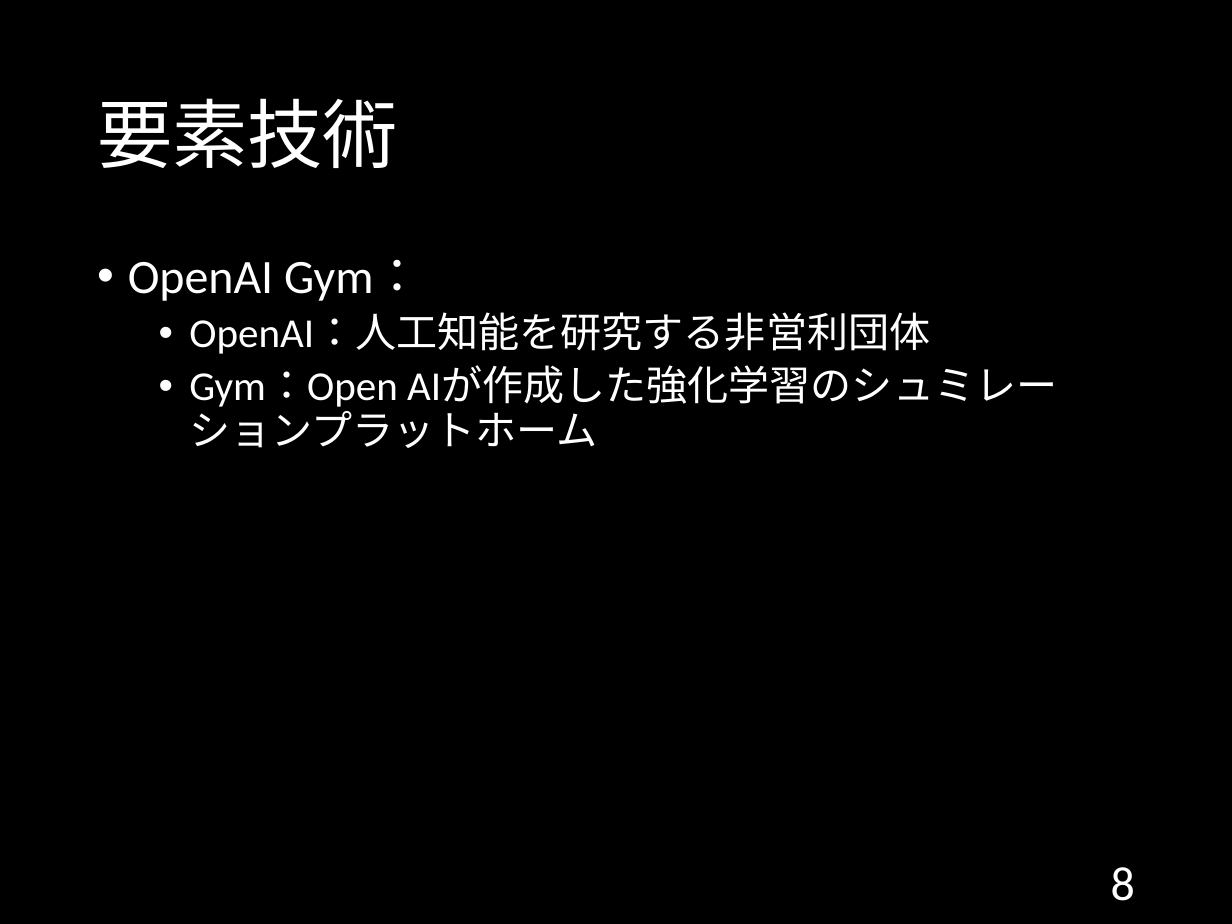
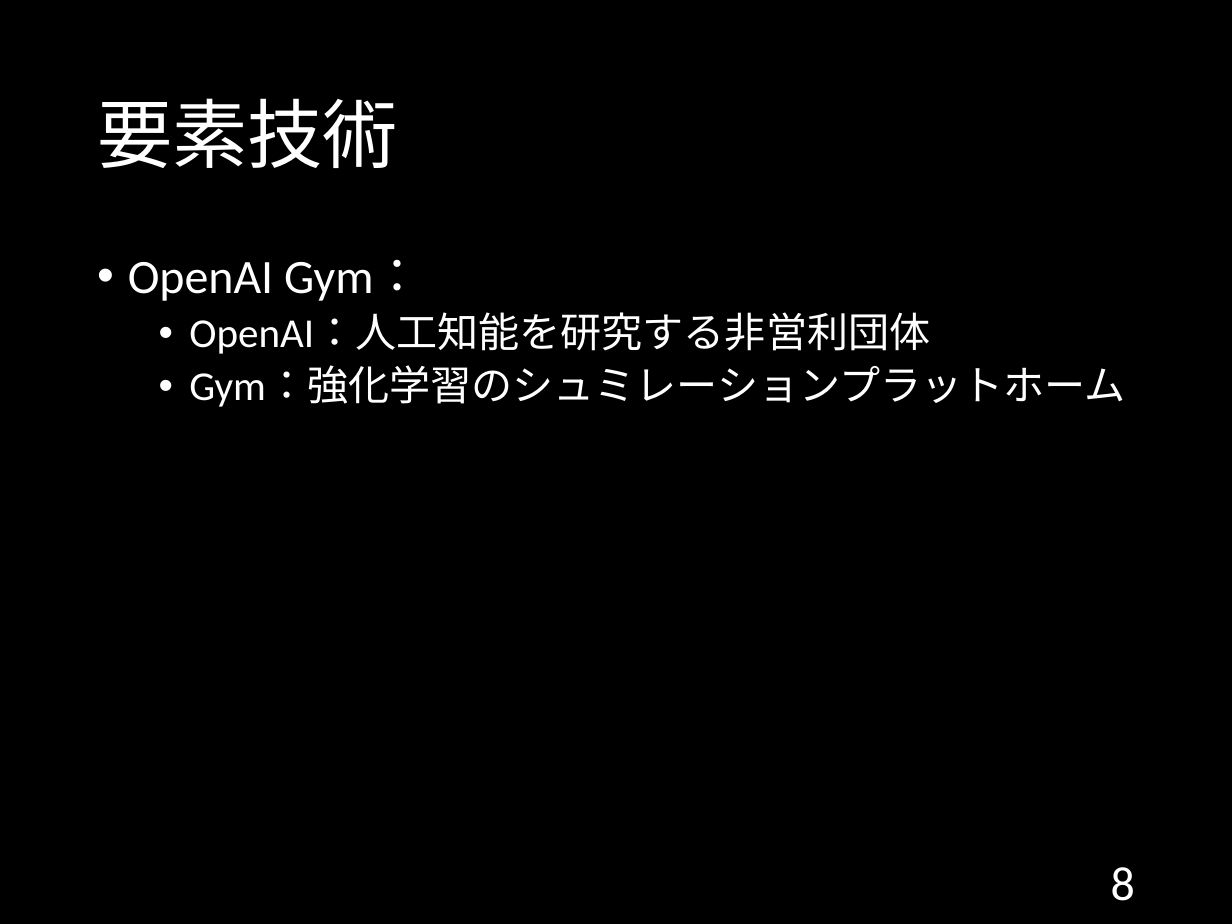
Before and after one commit to 1g-hub/ozeki, a slide deck: slide 8 of B3/情報工学実験II_発表資料.pptx. Drawn at 1232x924 pixels with LibreOffice and Linux fonts; fonts in the diff are those of the drawing. Boxes give left, top, right and bottom in pixels: in the first picture for what was removed or moved away, otherwise in the second. Text is boxed around its words. In the diff, an @@ line names an element or a change of style, - is before the commit and + after.

```diff
--- a/B3/情報工学実験II_発表資料.pptx
+++ b/B3/情報工学実験II_発表資料.pptx
@@ text at (189, 367, 1125, 407): text changed @@
-  • Gym：Open AIが作成した強化学習のシュミレーションプラットホーム
+  • Gym：強化学習のシュミレーションプラットホーム
```
Also in this commit, not shown: 4 other slides changed.
